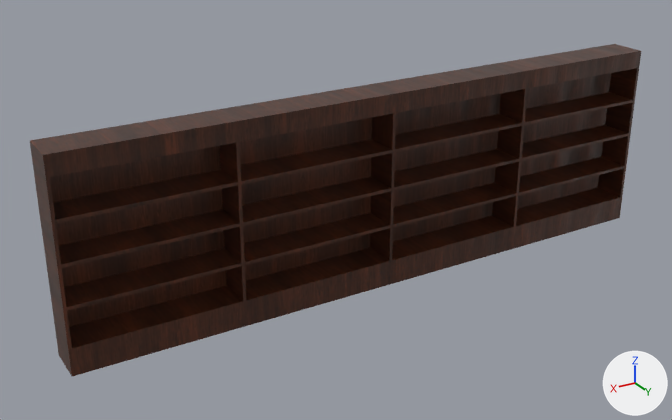
What one commit did to the glTF model blender/shelf.glb.
Both versions are drawn from a camera (50 mm lens) standing at (6.1, 9.3, 5.62) and looking at (0.55, 0.06, 1.0). Lighting does not change. The marker at lower right points along +X, +Y and +Z.

The first picture shows 'Shelf.001'.
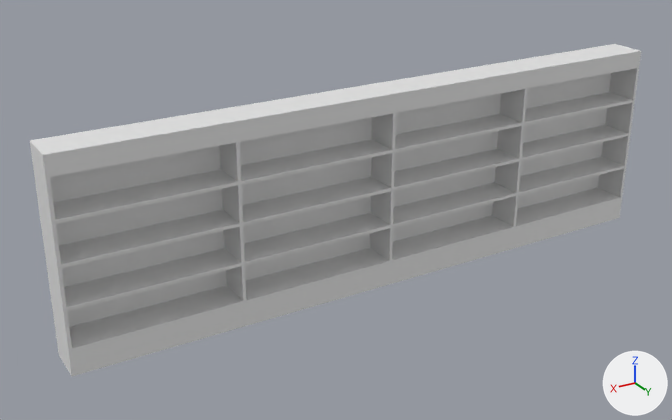
The edits, one by one:
me_cube_011 has 140 vertices, 276 faces and spans x -4.14..4.14, y 0.0..0.5, z 0.0..2.54.
me_cube_011 no longer uses material mat_shelfmaterial.

Boxes [x1, y1, x2, y2] around the edits, measured in the pictures (672 x 420 px):
'Shelf.001', recoloured (brown to grey): [30, 44, 641, 376] in both
